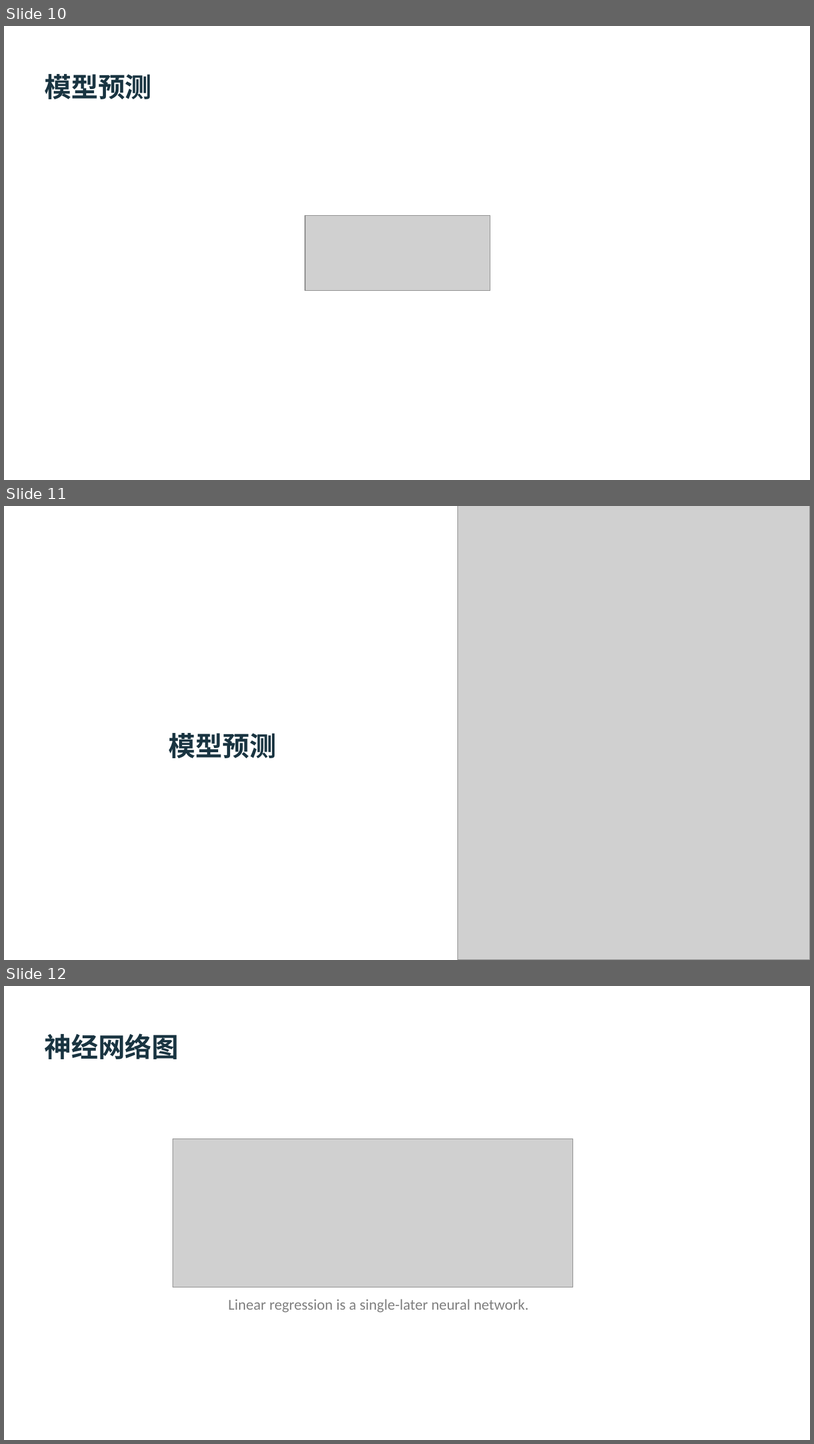
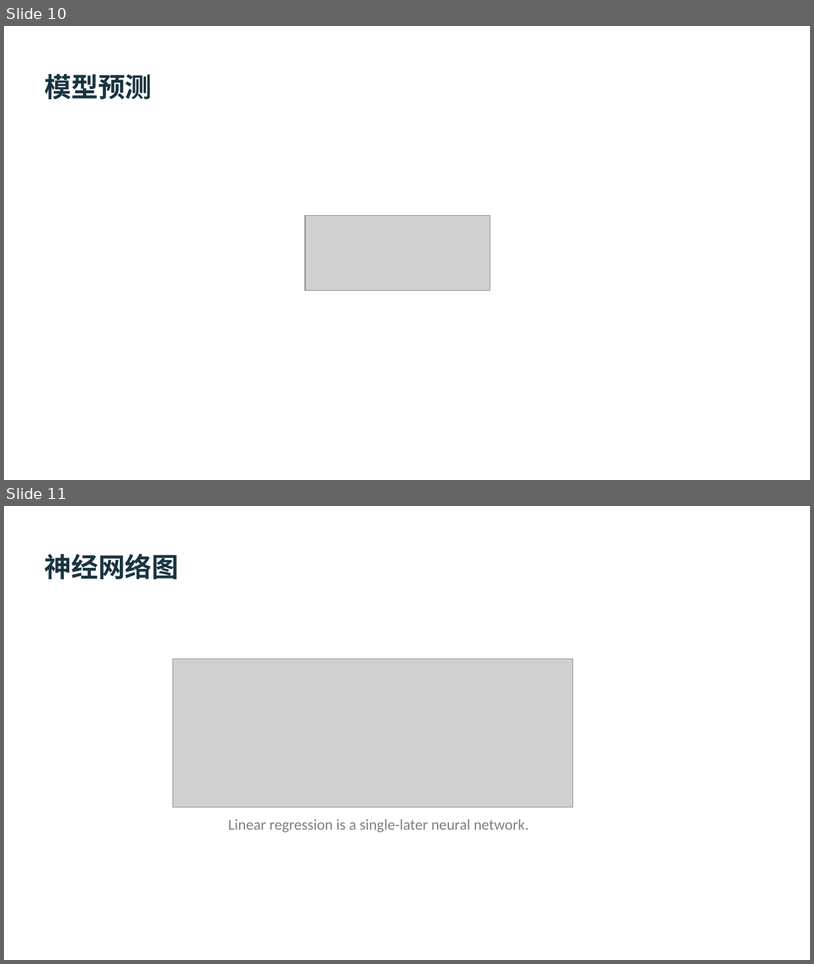
Before and after one commit to ceteongvanness/eventdemo, a slide deck: Dive into Deep Learning/2. Linear Regression-CH.pptx. Shown one above the other, each under a label of ours: slides 10, 11 and 12 before the commit, slides 10 and 11 after it. The pictures are 814x1444 and 814x964 pixels, drawn with LibreOffice and Linux fonts; fonts in the diff are those of the drawing; grey boxes stand for pictures. Boxes give left, top, right and bottom in pixels: in the first picture for what was removed or moved away, otherwise in the second. Text is boxed around its words. In the diff, an @@ line names an element or a change of style, - is before the commit and + after.

```diff
--- a/Dive into Deep Learning/2. Linear Regression-CH.pptx
+++ b/Dive into Deep Learning/2. Linear Regression-CH.pptx
@@ slide 11 removed at (4, 506, 810, 960), background #FFFFFF @@
@@ picture removed at (458, 506, 810, 960) @@
@@ title removed at (169, 733, 276, 758) @@
-模型预测
@@ what was slide 12 is now slide 11 @@
```
Also in this commit, not shown: 1 slide added, 1 other slide removed, 1 other file.
